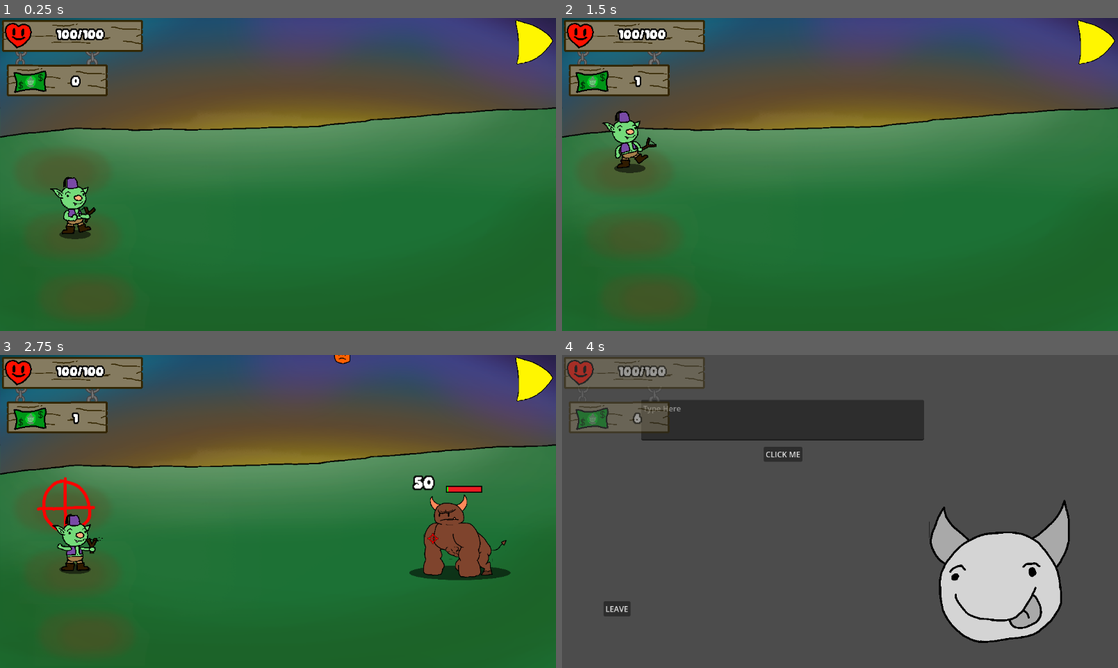
Above: before the commit, frames 1-4 (two rows, left to right).
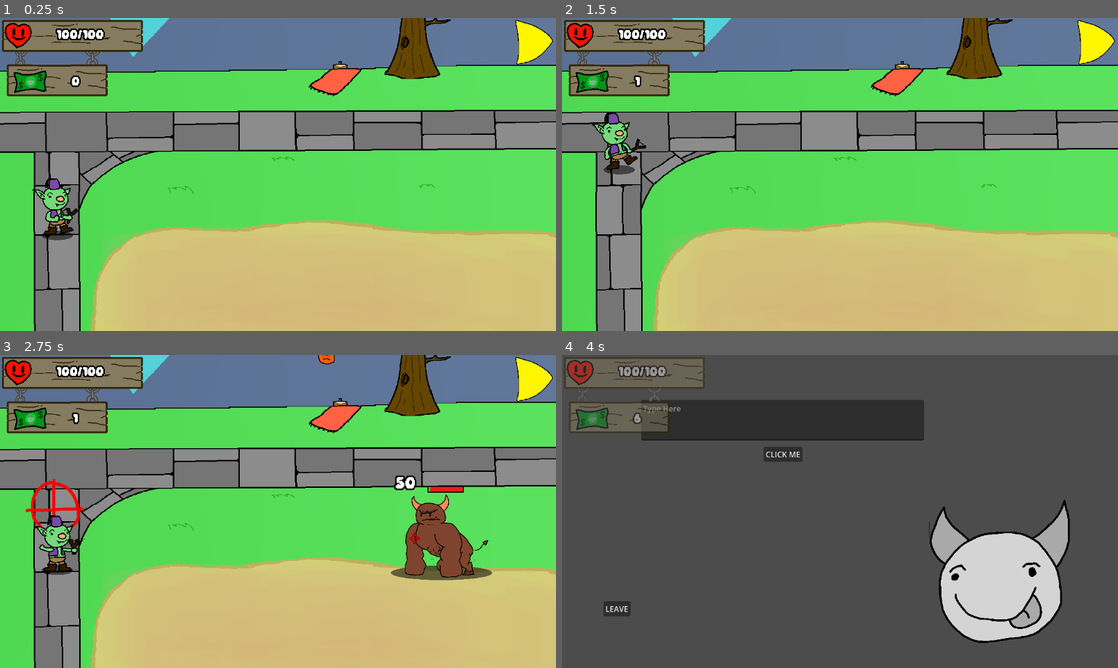
Above: after the commit, the same moments.

Repository: earle-jake97/clicker-game
Game: Godot game, scene res://systems/map/horde_scenes/horde_1_map.tscn
Same seed, same stepped clock (60 frames per second), same inputs: the game is played once before the commit and once after it. This scene is started directly instead of the project's main scene.
Inputs (mouse positions are in pixels of both pictures, inside the frame that each line leads up to):
- Up to frame 1 (0.25 s): no input
- Up to frame 2 (1.5 s): click (1095, 43) at 0.5 s; move the mouse to (962, 158) at 1.27 s; hold Up (up) from 1.28 s (still down); click (962, 158) at 1.35 s
- Up to frame 3 (2.75 s): move the mouse to (166, 527) at 2.02 s; release Up (up) at 2.03 s; hold Down (down) from 2.03 s (still down); right-click (166, 527) at 2.1 s
- Up to frame 4 (4 s): move the mouse to (895, 442) at 2.77 s; release Down (down) at 2.78 s; hold Up (up) 2.78-3.5 s; click (895, 442) at 2.85 s; click (1084, 398) at 3.5 s

The runs differ from the first frame. In frame 1, 95% of the frame differs, in the area x 0-100%, y 0-100%; in frame 2, 95%; in frame 3, 94%; in frame 4, nothing differs.

Commit message:
Item rebalance

Diff:
--- /dev/null
+++ b/backgrounds.gd
@@ -0,0 +1,14 @@
+extends Node
+
+const BACKGROUND_1 = preload("res://world1/background1.png")
+const BACKGROUND_2 = preload("res://world1/background2.png")
+const BACKGROUND_3 = preload("res://world1/background3.png")
+const BACKGROUND_4 = preload("res://world1/background4.png")
+
+
+const world_1 = [BACKGROUND_1, BACKGROUND_2, BACKGROUND_3, BACKGROUND_4]
+
+func get_random_background():
+	var ran = randi_range(0, world_1.size()-1)
+
+	return world_1[ran]
--- a/items/misc/miss.tscn
+++ b/items/misc/miss.tscn
@@ -1,6 +1,21 @@
 [gd_scene load_steps=5 format=3 uid="uid://bnmrwmkchahe3"]
 
 [ext_resource type="Script" path="res://items/misc/miss.gd" id="1_8krd1"]
+
+[sub_resource type="Animation" id="Animation_2ulfp"]
+length = 0.001
+tracks/0/type = "value"
+tracks/0/imported = false
+tracks/0/enabled = true
+tracks/0/path = NodePath("Label:scale")
+tracks/0/interp = 1
+tracks/0/loop_wrap = true
+tracks/0/keys = {
+"times": PackedFloat32Array(0),
+"transitions": PackedFloat32Array(1),
+"update": 0,
+"values": [Vector2(1, 1)]
+}
 
 [sub_resource type="Animation" id="Animation_lio5l"]
 resource_name = "new_animation"
@@ -16,21 +31,6 @@
 "transitions": PackedFloat32Array(1, 1),
 "update": 0,
 "values": [Vector2(1e-05, 1e-05), Vector2(1, 1)]
-}
-
-[sub_resource type="Animation" id="Animation_2ulfp"]
-length = 0.001
-tracks/0/type = "value"
-tracks/0/imported = false
-tracks/0/enabled = true
-tracks/0/path = NodePath("Label:scale")
-tracks/0/interp = 1
-tracks/0/loop_wrap = true
-tracks/0/keys = {
-"times": PackedFloat32Array(0),
-"transitions": PackedFloat32Array(1),
-"update": 0,
-"values": [Vector2(1, 1)]
 }
 
 [sub_resource type="AnimationLibrary" id="AnimationLibrary_ftunu"]
--- a/items/scripts/1/first_aid_kit.gd
+++ b/items/scripts/1/first_aid_kit.gd
@@ -1,10 +1,10 @@
 extends BaseItem
-var health = 10
+var health = 25
 var health_percent = 0.10
 var tags = ["percent_max_hp", "heal", "flat_max_hp"]
 var rarity = 2
 var item_name = "First Aid Kit"
-var item_description = "Increases your max HP by 10. Additionally, adds a 10% multiplier to your max HP. You also get healed for 50% of your max hp!"
+var item_description = "Increases your max HP by 25. Additionally, adds a 10% multiplier to your max HP."
 var item_icon = preload("res://items/icons/first_aid_kit.png")
 var file_name = "res://items/scripts/1/first_aid_kit.gd"
 func add_to_inventory():
--- a/items/scripts/1/pointy_sparkles.gd
+++ b/items/scripts/1/pointy_sparkles.gd
@@ -1,10 +1,9 @@
 extends BaseItem
-var crit_rate = 0.05
-var damage = 2
-var tags = ["add_crit_rate", "add_crit_damage"]
+var crit_rate = 0.1
+var tags = ["add_crit_rate"]
 var rarity = 1
 var item_name = "Pointy Sparkles"
-var item_description = "Adds 5% crit chance and 2 damage."
+var item_description = "Adds 10% crit chance."
 var item_icon = preload("res://items/icons/pointy_sparkles.png")
 var file_name = "res://items/scripts/1/pointy_sparkles.gd"
 func add_to_inventory():
@@ -12,6 +11,3 @@
 
 func get_crit_rate():
 	return crit_rate
-
-func get_flat_attack_damage():
-	return damage
--- a/items/scripts/1/toy_hammer.gd
+++ b/items/scripts/1/toy_hammer.gd
@@ -1,9 +1,9 @@
 extends BaseItem
-var dmg_increase = 3
+var dmg_increase = 1
 var tags = ["add_damage", "bonk"]
 var rarity = 1
 var item_name = "Toy Hammer"
-var item_description = "Adds 3 damage to your attacks."
+var item_description = "Adds 1 damage to your attacks."
 var item_icon = preload("res://items/icons/toy_hammer.png")
 var file_name = "res://items/scripts/1/toy_hammer.gd"
 func add_to_inventory():
--- a/items/scripts/2/bowling_ball.gd
+++ b/items/scripts/2/bowling_ball.gd
@@ -1,56 +1,45 @@
 extends BaseItem
 const item_name = "Bowling Ball"
-const item_description = "Roll a bowling ball in a straight line towards the nearest enemy every two seconds."
+const item_description = "3% chance to roll a bowling ball at the nearest enemy on hit."
 const item_icon = preload("res://items/icons/bowling_ball.png")
-const tags = ["timer"]
+const tags = []
 const rarity = 2
 var file_name = "res://items/scripts/2/bowling_ball.gd"
-var occurrences = 1
 var player_body = TestPlayer
 
 @export var ball_scene = preload("res://items/misc/bowling_ball_projectile.tscn")
-var cooldown_timer := 0.0
-var cooldown := 2.0
-var delay_between_throws = 0
 
-func _process(delta):
-	if not player:
+func proc(target: Node, source_item: BaseItem = null):
+	var location = target.global_position
+	if not player or not target or not is_instance_valid(target):
 		return
 
-	delay_between_throws += delta
+	var tree = player.get_tree() if player.is_inside_tree() else null
+	if not tree:
+		return
 
-	cooldown_timer += delta
-	if cooldown_timer >= cooldown:
-		cooldown_timer = 0.0
-		throw_ball()
+	# Determine damage
+	var ran = randf()
+	for i in range(player.luck):
+		var new_ran = randf()
+		if new_ran < ran:
+			ran = new_ran
+	if ran > 0.03:
+		return
+	var strength = 0
+	for item in player.inventory:
+		if "Bowling Ball" in item.item_name:
+			strength += 1
+	strength * 0.75
+	instantiate_ball(target, tree, strength)
 
 
-func throw_ball():
-	var first_target = get_nearest_enemy(player_body.global_position, null)
-	if first_target:
-		instantiate_ball(first_target)
-		for item in PlayerController.inventory:
-			if "timer_procs" in item.tags:
-				for i in range(item.occurrences):
-					instantiate_ball(first_target)
-
-func get_nearest_enemy(from_pos: Vector2, exclude: Node) -> Node:
-	var nearest = null
-	var shortest = INF
-	for enemy in get_tree().get_nodes_in_group("enemy"):
-		if enemy != exclude and enemy.is_inside_tree():
-			var dist = from_pos.distance_to(enemy.global_position)
-			if dist < shortest:
-				shortest = dist
-				nearest = enemy
-	return nearest
-
-func instantiate_ball(target: Node):
+func instantiate_ball(target: Node, tree, multiplier):
 	var proj = ball_scene.instantiate()
 	var result = player.calculate_damage()
-	proj.damage = result.damage
+	proj.damage = result.damage * multiplier
 	proj.speed = randf_range(1000.0, 1200.0)
 	proj.start_pos = player_body.global_position - Vector2(0, 10)
 	proj.target_pos = target.global_position
 	proj.crit = result.crit
-	get_tree().current_scene.add_child(proj)
+	tree.current_scene.add_child(proj)
--- a/items/scripts/2/icarus.gd
+++ b/items/scripts/2/icarus.gd
@@ -1,5 +1,5 @@
 extends BaseItem
-var dmg_increase = 3
+var dmg_increase = 2
 var crit_rate = 0.1
 var tags = ["add_damage", "add_crit_rate"]
 var rarity = 2
--- a/items/scripts/2/knife.gd
+++ b/items/scripts/2/knife.gd
@@ -1,9 +1,10 @@
 extends BaseItem
-var dmg_increase = 5
+var dmg_increase = 1
+var crit_rate = 0.05
 var tags = ["add_damage", "stab"]
 var rarity = 2
 var item_name = "Knife"
-var item_description = "Adds 5 damage to your attacks."
+var item_description = "Adds 2 damage to your attacks and 5% crit chance."
 var item_icon = preload("res://items/icons/knife.png")
 var file_name = "res://items/scripts/2/knife.gd"
 func add_to_inventory():
@@ -11,3 +12,6 @@
 
 func get_flat_attack_damage():
 	return dmg_increase
+
+func get_crit_rate():
+	return crit_rate
--- a/items/scripts/2/many_edged_sword.gd
+++ b/items/scripts/2/many_edged_sword.gd
@@ -1,11 +1,11 @@
 extends BaseItem
-var dmg_increase = 3
+var dmg_increase = 2
 var crit_rate = 0.05
 var crit_damage = 0.1
 var tags = ["add_damage", "add_crit_rate", "add_crit_damage", "stab"]
 var rarity = 2
 var item_name = "Many-edged Sword"
-var item_description = "Adds 3 damage, 5% crit chance, and 10% crit damage. You could totally carry with this."
+var item_description = "Adds 2 damage, 5% crit chance, and 10% crit damage. You could totally carry with this."
 var item_icon = preload("res://items/icons/many_edged_sword.png")
 var file_name = "res://items/scripts/2/many_edged_sword.gd"
 func add_to_inventory():
--- a/items/scripts/3/test_item.gd
+++ b/items/scripts/3/test_item.gd
@@ -3,7 +3,7 @@
 var tags = ["test_item"]
 var rarity = 3
 const item_name = "test_item.gd"
-const item_description = "Y̶̱͆ö̸̰́ü̸͖r̸̫̊ ̸̚͜a̸͉̎t̵͕͒t̴̞̆ä̵̦c̵̖͂k̷̩̄s̶̫͝ ̸̢͐h̸̛̩a̶͉͛v̸̩͝ȩ̷̅ ̶͓̒â̵͎ ̶̦̅10% chance of adding quadruple ̶̭̉d̵̢̍a̴̱̿m̷̺̿a̵͓̾g̸̲̃è̷̳,̴̠̆ ̵̘̉15% chance of adding double damage,̷̢̓ ̸̙̓ô̶̮ŗ̶̚ ̶̩̂a̶͕̎ ̷͉͗75% chance ̸̏͜o̷̞͑f̷͕̊ ̷̖̄d̷̞́ō̴̢i̶͍̓n̷̰͘g̷̝̑ ̶̎͜nothing.̶̺̎"
+const item_description = "Y̶̱͆ö̸̰́ü̸͖r̸̫̊ ̸̚͜a̸͉̎t̵͕͒t̴̞̆ä̵̦c̵̖͂k̷̩̄s̶̫͝ ̸̢͐h̸̛̩a̶͉͛v̸̩͝ȩ̷̅ ̶͓̒â̵͎ ̶̦̅10% chance of adding 2x ̶̭̉d̵̢̍a̴̱̿m̷̺̿a̵͓̾g̸̲̃è̷̳,̴̠̆ ̵̘̉15% chance of adding 1.5x damage,̷̢̓ ̸̙̓ô̶̮ŗ̶̚ ̶̩̂a̶͕̎ ̷͉͗75% chance ̸̏͜o̷̞͑f̷͕̊ ̷̖̄d̷̞́ō̴̢i̶͍̓n̷̰͘g̷̝̑ ̶̎͜nothing.̶̺̎"
 const item_icon = preload("res://items/icons/test_item.png")
 var file_name = "res://items/scripts/3/test_item.gd"
 
@@ -22,6 +22,6 @@
 			if new_roll < ran:
 				ran = new_roll
 	if ran <= 0.1:
-		target.take_damage(player.calculate_damage().damage * 4)
+		target.take_damage(player.calculate_damage().damage * 2)
 	elif ran <= 0.25:
-		target.take_damage(player.calculate_damage().damage * 2)
+		target.take_damage(player.calculate_damage().damage * 1.5)
--- a/items/scripts/4/parrot.gd
+++ b/items/scripts/4/parrot.gd
@@ -3,6 +3,12 @@
 var tags = ["mimic"]
 var rarity = 4
 const item_name = "Parrot"
-const item_description = "All attacks will be mimicked and proc item effects a second time."
+const item_description = "50% chance of your item procs triggering a second time."
 const item_icon = preload("res://items/icons/parrot.png")
 var file_name = "res://items/scripts/4/parrot.gd"
+
+func get_trigger():
+	var ran = randi_range(0,1)
+	if ran == 0:
+		return true
+	return false
--- a/items/scripts/4/the_meal.gd
+++ b/items/scripts/4/the_meal.gd
@@ -1,10 +1,10 @@
 extends BaseItem
 var dmg_increase = 5
-var percent_attack_damage = 0.3
+var percent_attack_damage = 0.1
 var tags = ["add_damage"]
 var rarity = 4
 var item_name = "The Meal"
-var item_description = "This tasty treat will give you 5 additional damage, and a 30% damage multiplier!"
+var item_description = "This tasty treat will give you 5 additional damage, and a 10% damage multiplier!"
 var item_icon = preload("res://items/icons/the_meal.png")
 var file_name = "res://items/scripts/4/the_meal.gd"
 func add_to_inventory():
--- a/project.godot
+++ b/project.godot
@@ -29,6 +29,7 @@
 EnemyDeathListener="*res://systems/EnemyDeathListener.gd"
 Crosshair="*res://scenes/crosshair.tscn"
 SceneManager="*res://systems/SceneManager.gd"
+Backgrounds="*res://backgrounds.gd"
 
 [display]
 
--- a/scenes/player_controller.gd
+++ b/scenes/player_controller.gd
@@ -254,9 +254,11 @@
 	var proc_count = 1
 	for item in inventory:
 		if item.item_name == "Parrot":
-			proc_count += 1
+			if item.get_trigger():
+				proc_count += 1
 	var used_thunderbolt = false
 	var used_lava_cake = false
+	var used_bowling_ball = false
 	for item in inventory:
 		for i in range(proc_count):
 			if item.has_method("proc"):
@@ -266,6 +268,9 @@
 				elif item.item_name == "Molten Lava Cake" and not used_lava_cake:
 					item.proc(target, source_item)
 					used_lava_cake = true
+				elif item.item_name == "Bowling Ball" and not used_bowling_ball:
+					item.proc(target, source_item)
+					used_bowling_ball = true
 				else:
 					item.proc(target, source_item)
 
--- a/systems/map/GameState.gd
+++ b/systems/map/GameState.gd
@@ -9,3 +9,5 @@
 var leave_shop_triggered = false
 var endless_mode = false
 var endless_counter = 0
+var current_world = 1
+var last_background
--- a/systems/map/horde_scenes/horde_1_map.gd
+++ b/systems/map/horde_scenes/horde_1_map.gd
@@ -2,8 +2,11 @@
 
 var spawners = []
 const MapView = "res://map/map_view.tscn"
+@onready var background: Sprite2D = $background
+
 # Called when the node enters the scene tree for the first time.
 func _ready() -> void:
+	background.texture = Backgrounds.get_random_background()
 	GameState.on_map_screen = false
 	HealthBar.button.visible = true
 	HealthBar.fast_forward = false
--- a/systems/map/horde_scenes/horde_1_map.tscn
+++ b/systems/map/horde_scenes/horde_1_map.tscn
@@ -1,7 +1,7 @@
 [gd_scene load_steps=8 format=3 uid="uid://gplk7ebibxa0"]
 
 [ext_resource type="Script" path="res://systems/map/horde_scenes/horde_1_map.gd" id="1_bhgnr"]
-[ext_resource type="Texture2D" uid="uid://c4nj7w0dbrmt5" path="res://backgrounds/1.png" id="2_mjc0t"]
+[ext_resource type="Texture2D" uid="uid://8da8fkf1ucyy" path="res://world1/background1.png" id="2_ugu1d"]
 [ext_resource type="Script" path="res://scenes/spawn_devil.gd" id="5_cx6uy"]
 [ext_resource type="PackedScene" uid="uid://dop45afcxfw37" path="res://scenes/projectile_demon.tscn" id="6_m4ro6"]
 [ext_resource type="PackedScene" uid="uid://b0vaiulul6fbm" path="res://scenes/enemies/imp.tscn" id="7_c5fqg"]
@@ -16,10 +16,10 @@
 
 [node name="background" type="Sprite2D" parent="."]
 z_index = -100
-texture_filter = 2
-position = Vector2(543, 311.922)
+texture_filter = 1
+position = Vector2(294.955, 224.806)
 scale = Vector2(0.96, 0.844961)
-texture = ExtResource("2_mjc0t")
+texture = ExtResource("2_ugu1d")
 
 [node name="devil spawner" type="Node2D" parent="." groups=["spawner"]]
 position = Vector2(1055.83, 562.984)
@@ -83,10 +83,10 @@
 [node name="Positions" type="Node2D" parent="."]
 
 [node name="Marker2D" type="Marker2D" parent="Positions"]
-position = Vector2(135.266, 299.419)
+position = Vector2(114.6, 302.326)
 
 [node name="Marker2D2" type="Marker2D" parent="Positions"]
-position = Vector2(149.356, 432.171)
+position = Vector2(114.6, 434.109)
 
 [node name="Marker2D3" type="Marker2D" parent="Positions"]
-position = Vector2(168.143, 561.047)
+position = Vector2(114.6, 558.14)
--- a/systems/shop/shop_endless.tscn
+++ b/systems/shop/shop_endless.tscn
@@ -29,22 +29,22 @@
 texture = ExtResource("4_kxmse")
 
 [node name="Shop_Item" parent="." instance=ExtResource("5_f0aji")]
-position = Vector2(332, 430)
+position = Vector2(954, 547)
 
 [node name="Shop_Item2" parent="." instance=ExtResource("5_f0aji")]
 position = Vector2(303, 542)
 
 [node name="Shop_Item3" parent="." instance=ExtResource("5_f0aji")]
-position = Vector2(423, 542)
+position = Vector2(302, 432)
 
 [node name="Shop_Item4" parent="." instance=ExtResource("5_f0aji")]
 position = Vector2(666, 591)
 
 [node name="Shop_Item5" parent="." instance=ExtResource("5_f0aji")]
-position = Vector2(863, 545)
+position = Vector2(377, 268)
 
 [node name="Shop_Item6" parent="." instance=ExtResource("5_f0aji")]
-position = Vector2(1010, 541)
+position = Vector2(423, 444)
 
 [node name="Shop_Item7" parent="." instance=ExtResource("5_f0aji")]
 position = Vector2(973, 442)
@@ -65,7 +65,7 @@
 shape = SubResource("RectangleShape2D_jfj14")
 
 [node name="Health_Item1" parent="." instance=ExtResource("8_803iw")]
-position = Vector2(459, 435)
+position = Vector2(451, 542)
 
 [node name="Health_Item2" parent="." instance=ExtResource("8_803iw")]
 position = Vector2(236, 267)
@@ -73,8 +73,5 @@
 [node name="Health_Item3" parent="." instance=ExtResource("8_803iw")]
 position = Vector2(852, 440)
 
-[node name="Health_Item4" parent="." instance=ExtResource("8_803iw")]
-position = Vector2(374, 266)
-
 [connection signal="mouse_entered" from="Area2D" to="." method="_on_area_2d_mouse_entered"]
 [connection signal="mouse_exited" from="Area2D" to="." method="_on_area_2d_mouse_exited"]
Binary file added: world1/background1.png
Not shown, added: world1/background1.png.import
Binary file added: world1/background2.png
Not shown, added: world1/background2.png.import
Binary file added: world1/background3.png
Not shown, added: world1/background3.png.import
Binary file added: world1/background4.png
Not shown, added: world1/background4.png.import
Not shown, added: world1/.background2.png-autosave.kra
Not shown, added: world1/background1.png~
Not shown, added: world1/background2.png~
Not shown, added: world1/background3.png~
(and 1 more such lines)
